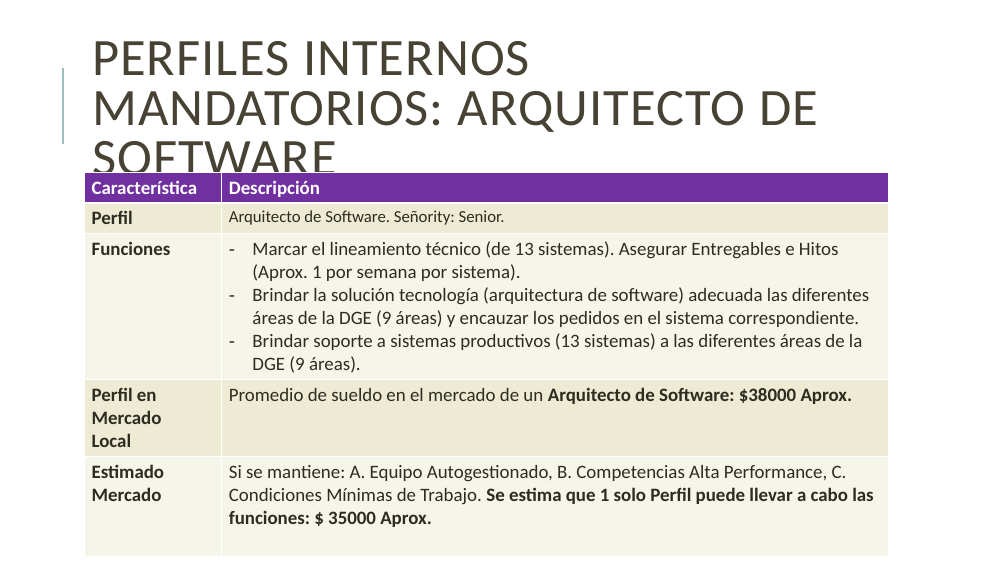
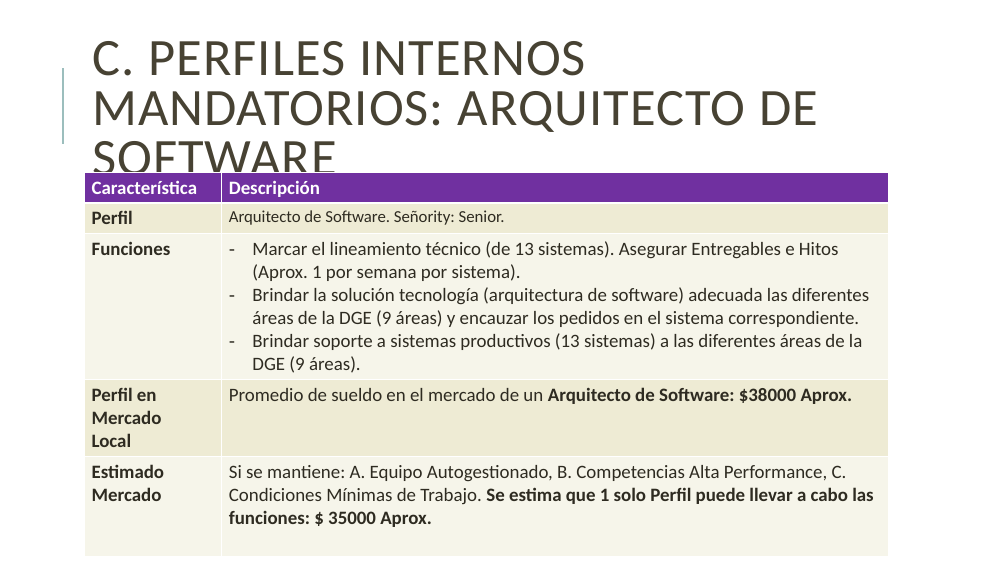
Before and after one commit to jsrxar/dge, a slide deck: slide 41 of 1-general/1-presentaciones/planificacion-control-presentacion-v2.pptx (slide 35 before the commit). Drawn at 1008x567 pixels with LibreOffice and Linux fonts; fonts in the diff are those of the drawing. Boxes give left, top, right and bottom in pixels: in the first picture for what was removed or moved away, otherwise in the second. Text is boxed around its words. In the diff, an @@ line names an element or a change of style, - is before the commit and + after.

```diff
--- a/1-general/1-presentaciones/planificacion-control-presentacion-v2.pptx
+++ b/1-general/1-presentaciones/planificacion-control-presentacion-v2.pptx
@@ title at box(92, 41, 818, 188): text changed @@
-PERFILES INTERNOS MANDATORIOS: ARQUITECTO DE SOFTWARE
+C. PERFILES INTERNOS MANDATORIOS: ARQUITECTO DE SOFTWARE
```
Also in this commit, not shown: 17 other slides changed, 6 slides added.
